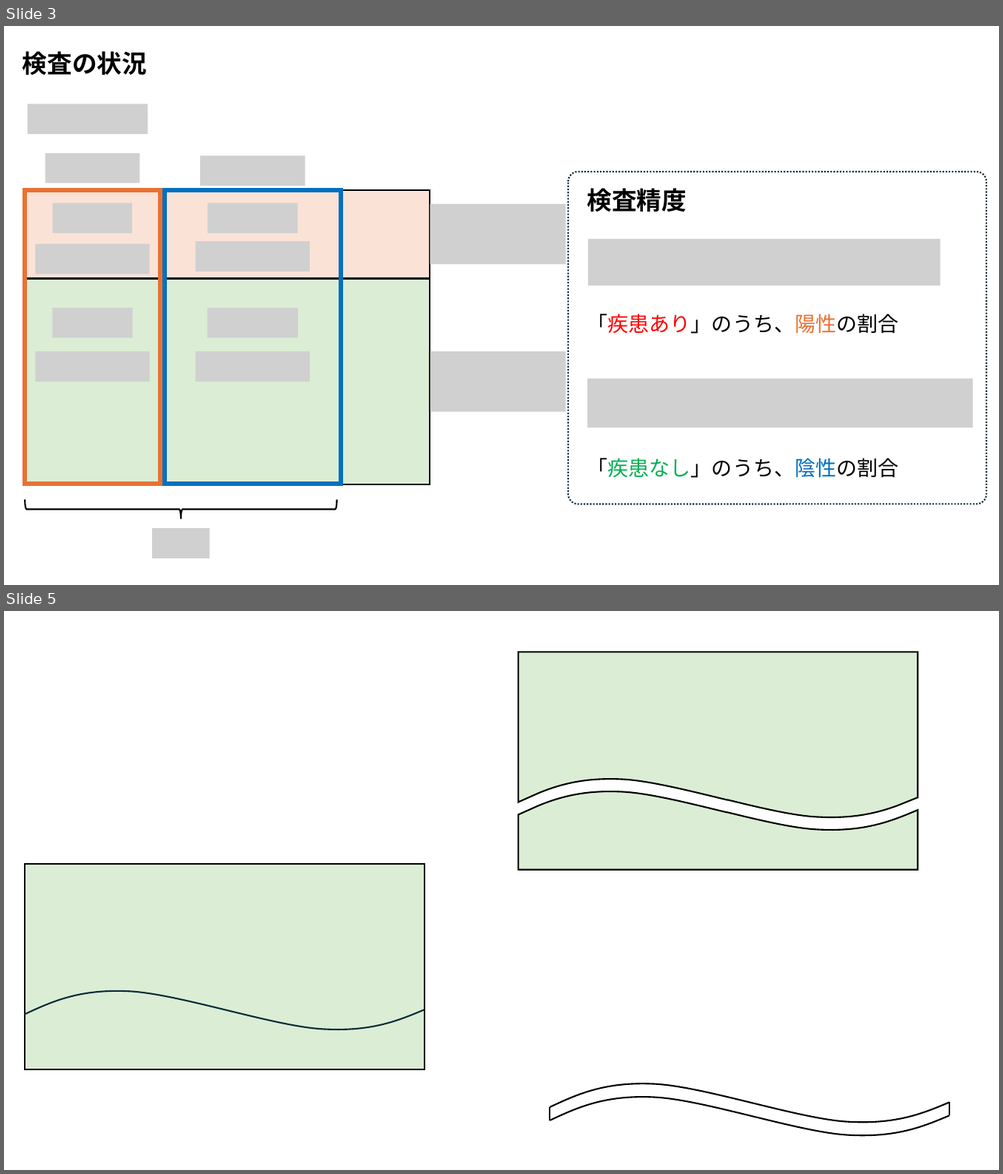
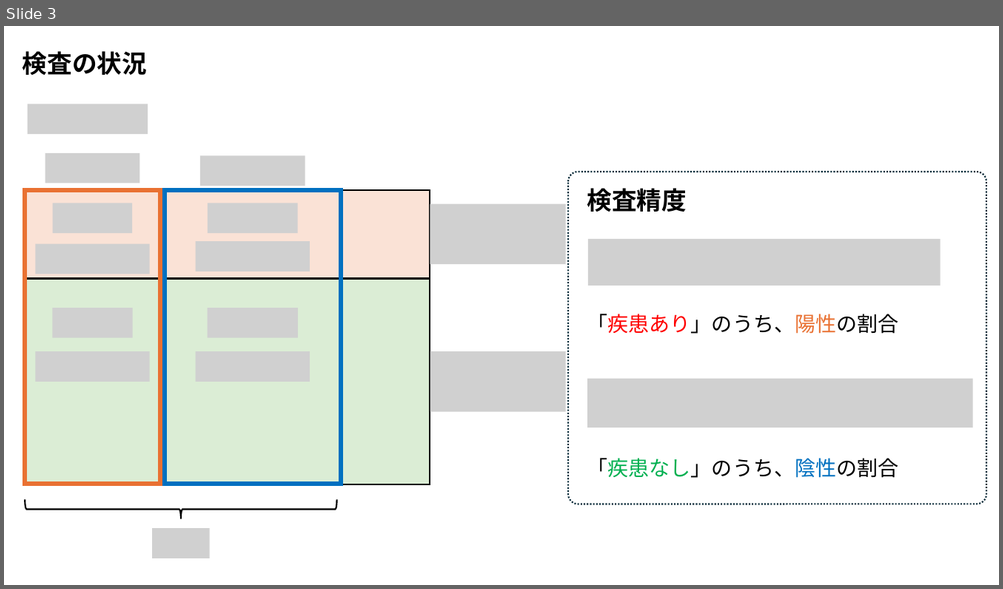
Before and after one commit to Takayoshi-Matsuyama/app_repo, a slide deck: stat/bayes theorem and disease test.pptx. Shown one above the other, each under a label of ours: slides 3 and 5 before the commit, slide 3 after it; the slides between them are not shown. The pictures are 1003x1174 and 1003x589 pixels, drawn with LibreOffice and Linux fonts; fonts in the diff are those of the drawing; grey boxes stand for pictures. Boxes give left, top, right and bottom in pixels: in the first picture for what was removed or moved away, otherwise in the second. Text is boxed around its words. In the diff, an @@ line names an element or a change of style, - is before the commit and + after.

```diff
--- a/stat/bayes theorem and disease test.pptx
+++ b/stat/bayes theorem and disease test.pptx
@@ slide 5 removed at [4, 611, 999, 1170], background #FFFFFF @@
@@ freeform shape removed at [518, 652, 917, 817] @@
@@ freeform shape removed at [518, 792, 917, 870] @@
@@ rectangle removed at [25, 864, 424, 1070] @@
@@ freeform shape removed at [24, 991, 424, 1031] @@
@@ group removed at [549, 1084, 949, 1136]: 2 freeform shapes, 2 lines @@
```
Also in this commit, not shown: 1 slide added, 1 other slide removed, 6 other files.
